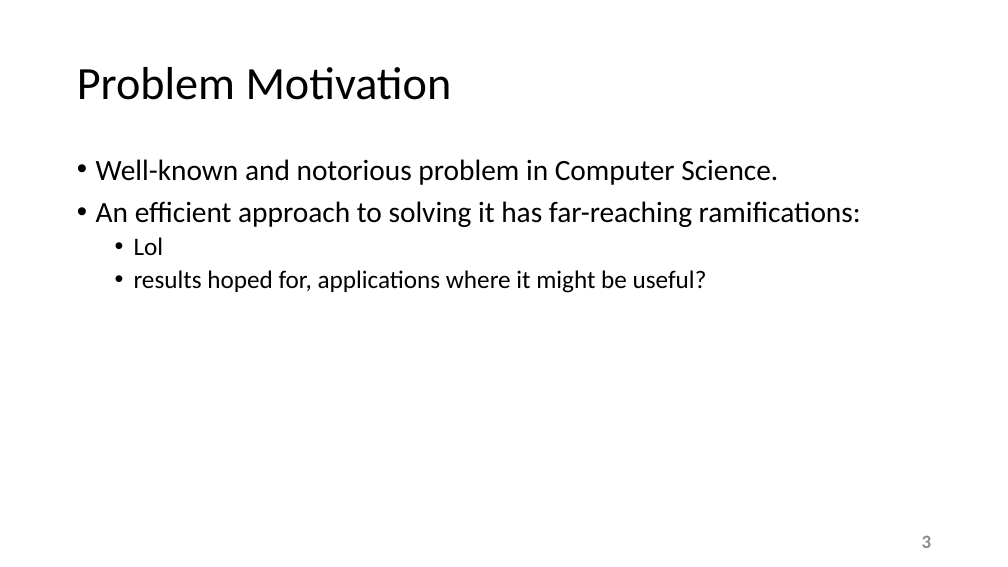
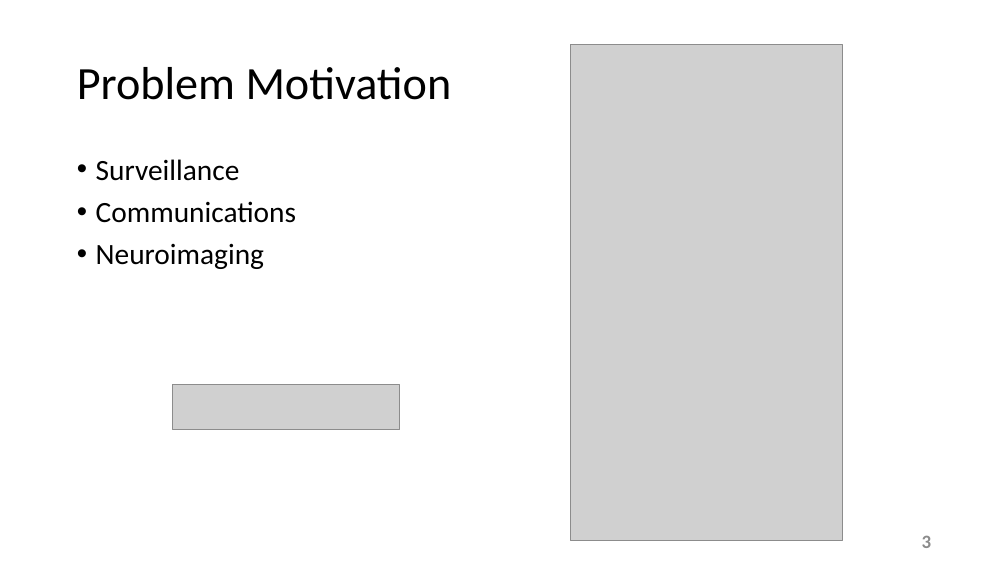
Before and after one commit to esaracin/compressive-sensing-cocktail-party-problem, a slide deck: slide 3 of slide/slides.pptx. Drawn at 1008x567 pixels with LibreOffice and Linux fonts; fonts in the diff are those of the drawing; grey boxes stand for pictures; background and template pictures are left out. Boxes give left, top, right and bottom in pixels: in the first picture for what was removed or moved away, otherwise in the second. Text is boxed around its words. In the diff, an @@ line names an element or a change of style, - is before the commit and + after.

```diff
--- a/slide/slides.pptx
+++ b/slide/slides.pptx
@@ picture added at <box>571,45,842,541</box> @@
@@ text at <box>96,159,296,269</box>: text changed @@
-• Well-known and notorious problem in Computer Science.
-• An efficient approach to solving it has far-reaching ramifications:
-  • Lol
-  • results hoped for, applications where it might be useful?
+• Surveillance
+• Communications
+• Neuroimaging
@@ picture added at <box>172,385,400,430</box> @@
```
Also in this commit, not shown: 5 other slides changed, 1 slide added, 2 slides removed.
